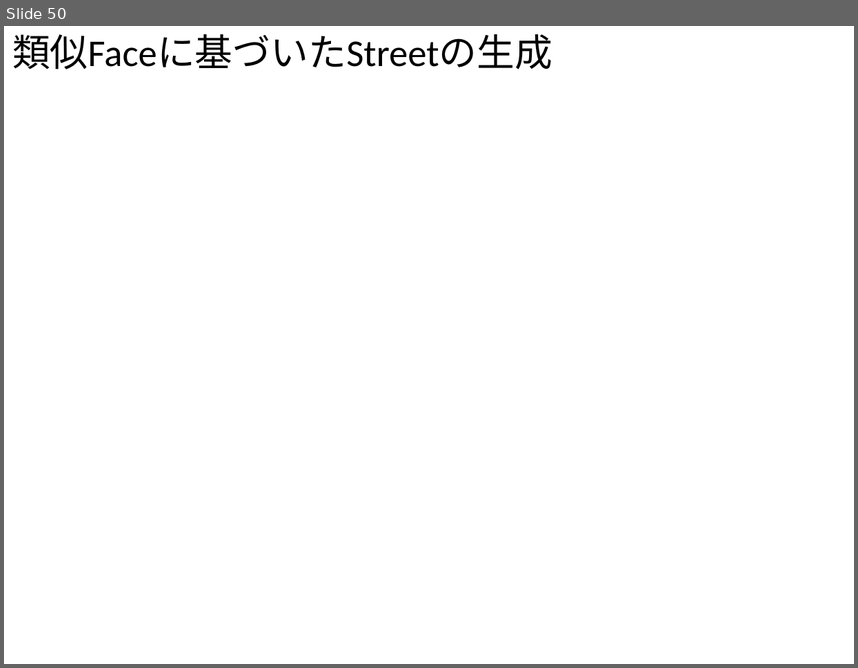
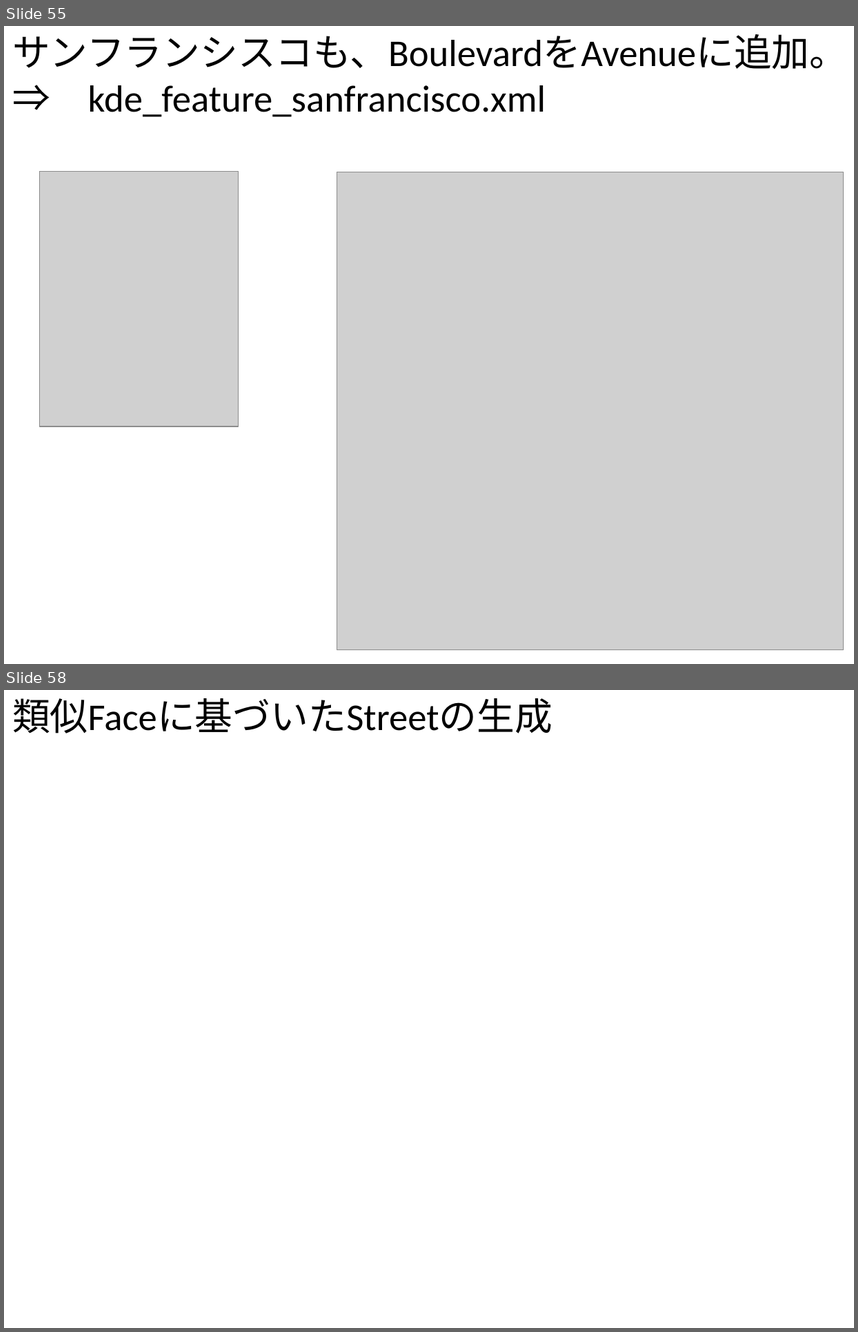
Before and after one commit to gnishida/RoadDesigner, a slide deck: RoadDesigner.pptx. Shown one above the other, each under a label of ours: slide 50 before the commit, slides 55 and 58 after it; the slides between them are not shown. The pictures are 858x668 and 858x1332 pixels, drawn with LibreOffice and Linux fonts; fonts in the diff are those of the drawing; grey boxes stand for pictures. Boxes give left, top, right and bottom in pixels: in the first picture for what was removed or moved away, otherwise in the second. Text is boxed around its words. In the diff, an @@ line names an element or a change of style, - is before the commit and + after.

```diff
--- a/RoadDesigner.pptx
+++ b/RoadDesigner.pptx
@@ slide 55 added at [4, 26, 854, 664], background #FFFFFF @@
@@ text added at [12, 34, 847, 117], 32 pt, text #000000 @@
+サンフランシスコも、BoulevardをAvenueに追加。
+⇒ kde_feature_sanfrancisco.xml
@@ picture added at [40, 172, 239, 426] @@
@@ picture added at [337, 172, 844, 649] @@
@@ what was slide 50 is now slide 58 @@
```
Also in this commit, not shown: 7 other slides added, 6 other files.
